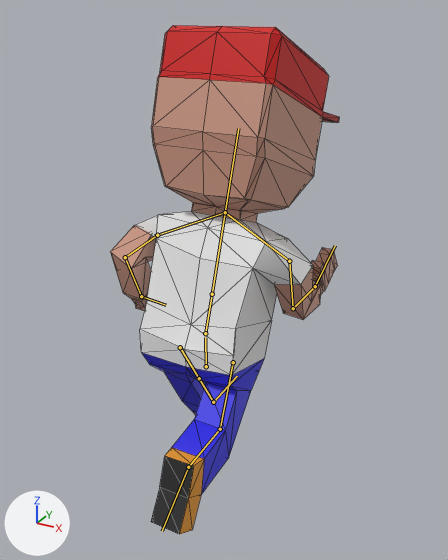
The glTF model model/player.glb: old version first, new version second.
Before and after are seen from a 50 mm camera at (1.36, -2.29, 2.31) aimed at (0.02, 0.15, 1.09). Arrows for +X, +Y and +Z are at lower left; the lights stay in place. Both versions are drawn at frame 0 of the action 'run'; the numbers are the values there. The bones that bend it are drawn over the model as lines. Mesh edges are drawn as thin lines.

In view in the first picture: 'Character'.
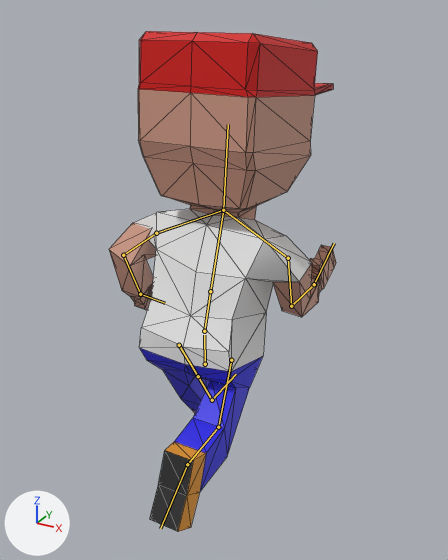
The edits, one by one:
Object 'Armature' (bone_rig_object) moves from (0.0, 0.0, 0.0) to (-0.007, 0.0, 0.012).
Bone 'head' (bone_head) turns from (0, 0, 0) to (-14, 0, 0) degrees about its own x, y and z.

Location of each change, [x1, y1, x2, y2] in pixels of the pictures (448 x 560 px):
'Character', posed: before [110, 26, 339, 534]; after [109, 31, 336, 532]
bone 'head', root to tip: before (225, 212) to (238, 128); after (223, 210) to (228, 124)
